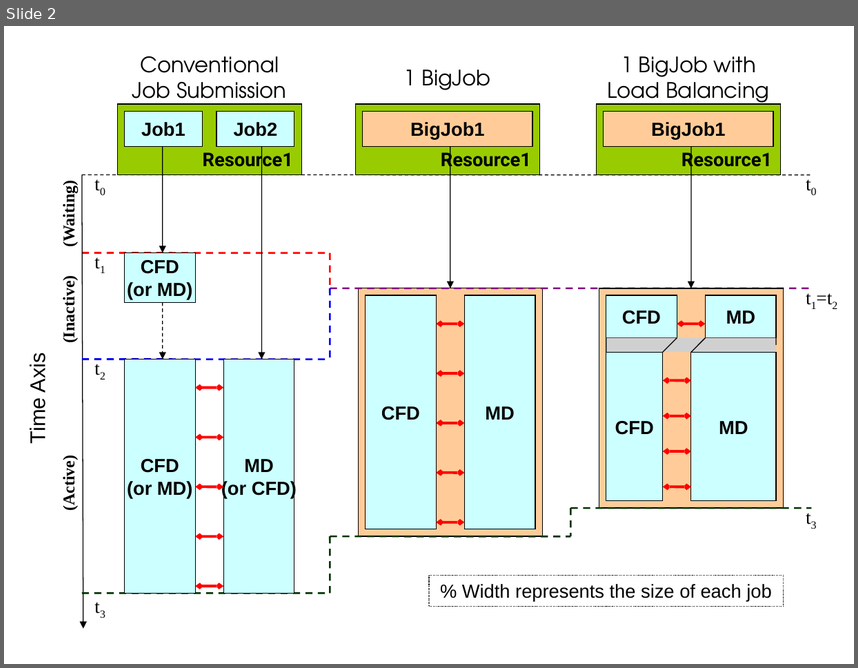
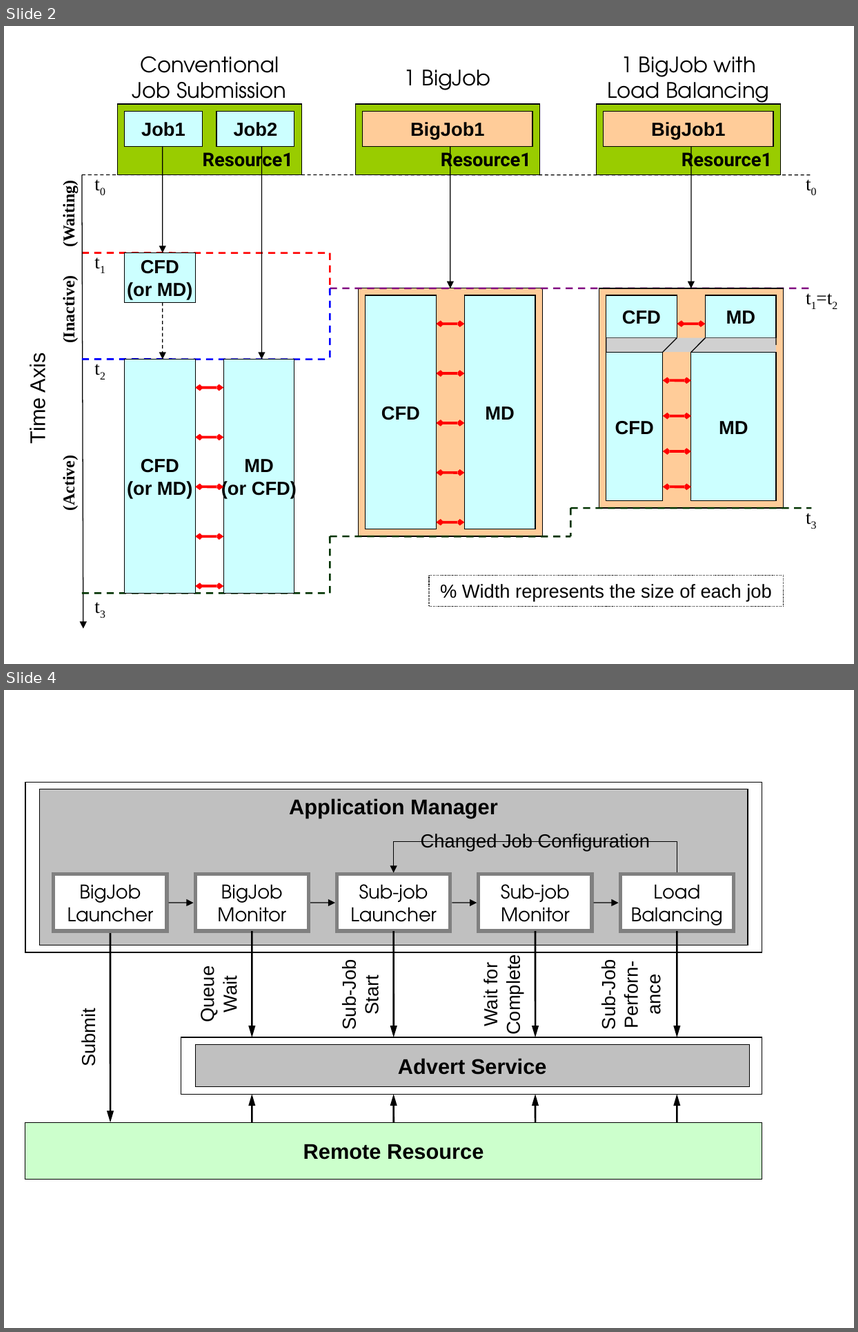
Before and after one commit to saga-project/saga-cpp-legacy-projects, a slide deck: papers/coupled-simulations/eScience09/BigJob_for_CFD-MD_Coupling_Figures.ppt. Shown one above the other, each under a label of ours: slide 2 before the commit, slides 2 and 4 after it; the slides between them are not shown. The pictures are 858x668 and 858x1332 pixels, drawn with LibreOffice and Linux fonts; fonts in the diff are those of the drawing; grey boxes stand for pictures. Boxes give left, top, right and bottom in pixels: in the first picture for what was removed or moved away, otherwise in the second. Text is boxed around its words. In the diff, an @@ line names an element or a change of style, - is before the commit and + after.

```diff
--- a/papers/coupled-simulations/eScience09/BigJob_for_CFD-MD_Coupling_Figures.ppt
+++ b/papers/coupled-simulations/eScience09/BigJob_for_CFD-MD_Coupling_Figures.ppt
@@ slide 4 added at bbox=[4, 690, 854, 1328], background #FFFFFF @@
@@ group added at bbox=[25, 782, 762, 1179]: 13 arrows, 10 rectangles, 6 texts, 1 elbow arrow @@
+Application Manager
+Advert Service
+Remote Resource
+Submit
+Changed Job Configuration
+BigJob
+Launcher
+BigJob
+Monitor
+Sub-job
+Launcher
+Sub-job
+Monitor
+Load
+Balancing
+Queue
+Wait
+Sub-Job Start
+Wait for
+Complete
+Sub-Job Perforn-ance
```
Also in this commit, not shown: 1 slide changed, 3 other slides added.
